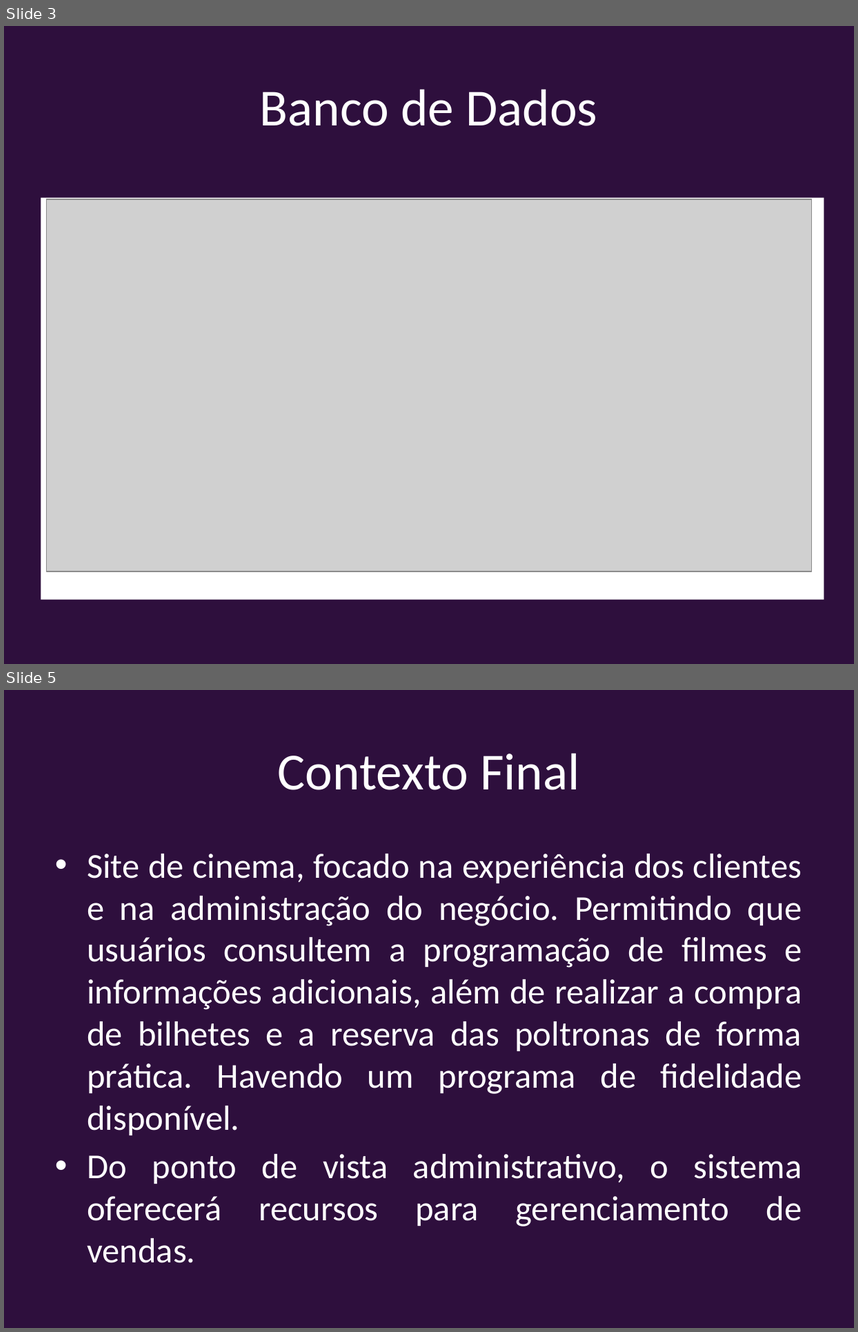
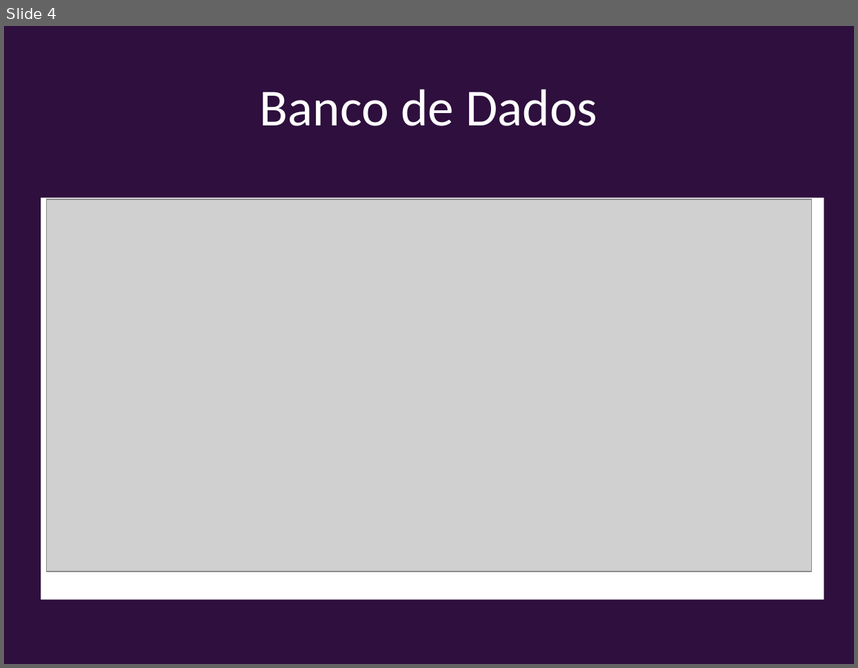
Before and after one commit to MarcDevGuy127/cinema, a slide deck: Slides.pptx. Shown one above the other, each under a label of ours: slides 3 and 5 before the commit, slide 4 after it; the slides between them are not shown. The pictures are 858x1332 and 858x668 pixels, drawn with LibreOffice and Linux fonts; fonts in the diff are those of the drawing; grey boxes stand for pictures. Boxes give left, top, right and bottom in pixels: in the first picture for what was removed or moved away, otherwise in the second. Text is boxed around its words. In the diff, an @@ line names an element or a change of style, - is before the commit and + after.

```diff
--- a/Slides.pptx
+++ b/Slides.pptx
@@ slide 5 removed at [4, 690, 854, 1328], background #2E0F3D @@
@@ title removed at [278, 753, 580, 790] @@
-Contexto Final
@@ text removed at [87, 854, 802, 1263] @@
-• Site de cinema, focado na experiência dos clientes e na administração do negócio. Permitindo que usuários consultem a programação de filmes e informações adicionais, além de realizar a compra de bilhetes e a reserva das poltronas de forma prática. Havendo um programa de fidelidade disponível.
-• Do ponto de vista administrativo, o sistema oferecerá recursos para gerenciamento de vendas.
@@ what was slide 3 is now slide 4 @@
```
Also in this commit, not shown: 2 slides changed, 7 slides added.
